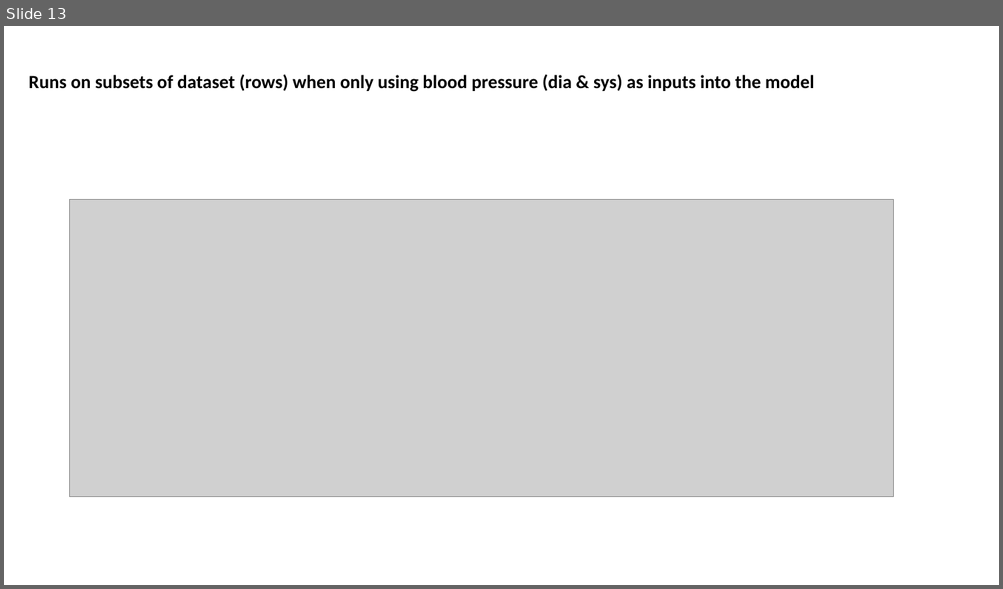
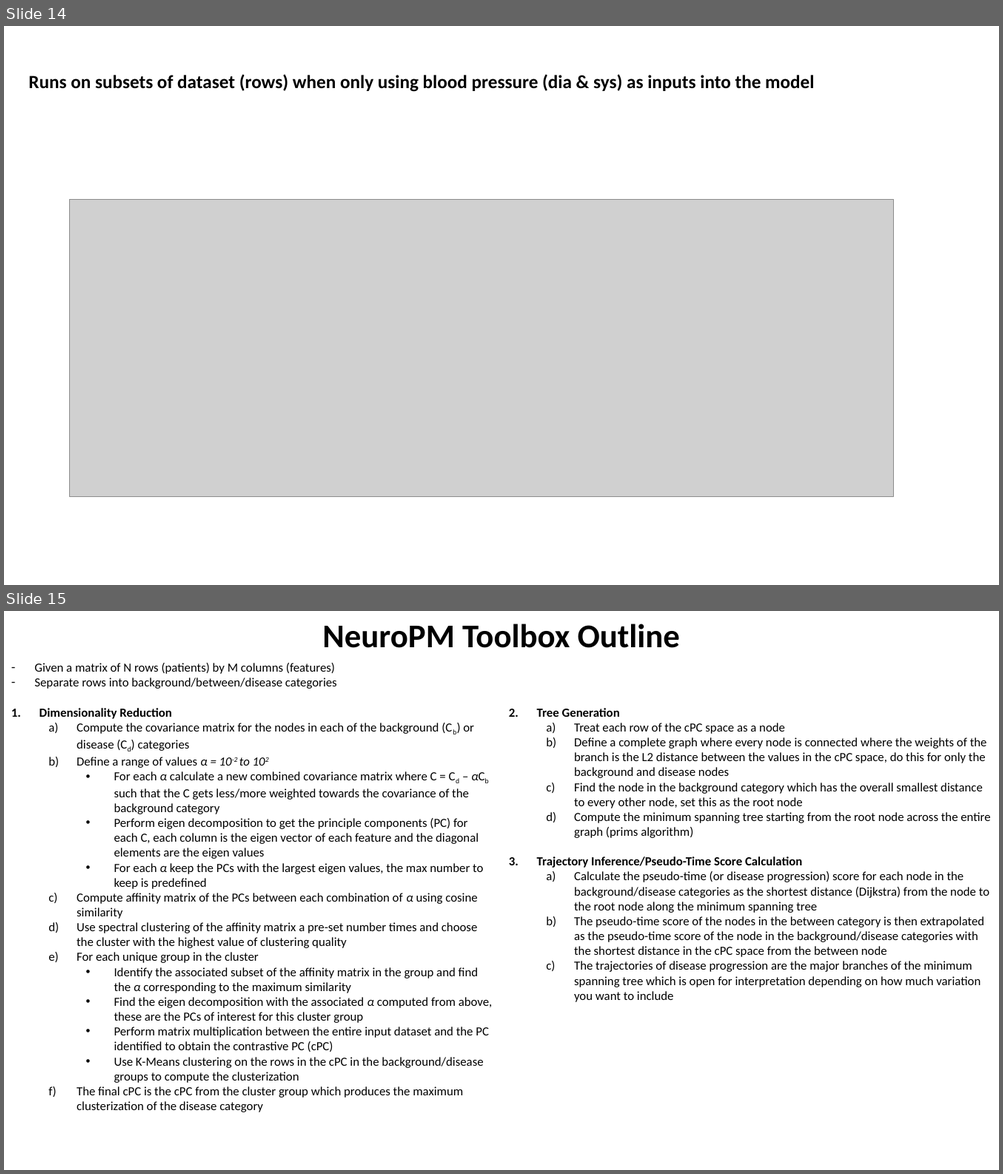
Before and after one commit to zhaohanxiong/OxfordCVM, a slide deck: job_results.pptx. Shown one above the other, each under a label of ours: slide 13 before the commit, slides 14 and 15 after it. The pictures are 1003x589 and 1003x1174 pixels, drawn with LibreOffice and Linux fonts; fonts in the diff are those of the drawing; grey boxes stand for pictures. Boxes give left, top, right and bottom in pixels: in the first picture for what was removed or moved away, otherwise in the second. Text is boxed around its words. In the diff, an @@ line names an element or a change of style, - is before the commit and + after.

Commit message:
added methods description of neuroPM box to ppt

```diff
--- a/job_results.pptx
+++ b/job_results.pptx
@@ slide 15 added at (x1=4, y1=611, x2=999, y2=1170), background #FFFFFF @@
@@ text added at (x1=322, y1=624, x2=680, y2=648), 32 pt, text #000000, bold @@
+NeuroPM Toolbox Outline
@@ text added at (x1=34, y1=663, x2=492, y2=1113), 12 pt, text #000000 @@
+– Given a matrix of N rows (patients) by M columns (features)
+– Separate rows into background/between/disease categories
+1. Dimensionality Reduction
+  a) Compute the covariance matrix for the nodes in each of the background (Cb) or disease (Cd) categories
+  b) Define a range of values α = 10-2 to 102
+    • For each α calculate a new combined covariance matrix where C = Cd – αCb such that the C gets less/more weighted towards the covariance of the background category
+    • Perform eigen decomposition to get the principle components (PC) for each C, each column is the eigen vector of each feature and the diagonal elements are the eigen values
+    • For each α keep the PCs with the largest eigen values, the max number to keep is predefined
+  c) Compute affinity matrix of the PCs between each combination of α using cosine similarity
+  d) Use spectral clustering of the affinity matrix a pre-set number times and choose the cluster with the highest value of clustering quality
+  e) For each unique group in the cluster
+    • Identify the associated subset of the affinity matrix in the group and find the α corresponding to the maximum similarity
+    • Find the eigen decomposition with the associated α computed from above, these are the PCs of interest for this cluster group
+    • Perform matrix multiplication between the entire input dataset and the PC identified to obtain the contrastive PC (cPC)
+    • Use K-Means clustering on the rows in the cPC in the background/disease groups to compute the clusterization
+  f) The final cPC is the cPC from the cluster group which produces the maximum clusterization of the disease category
@@ text added at (x1=537, y1=708, x2=990, y2=1002), 12 pt, text #000000 @@
+2. Tree Generation
+  a) Treat each row of the cPC space as a node
+  b) Define a complete graph where every node is connected where the weights of the branch is the L2 distance between the values in the cPC space, do this for only the background and disease nodes
+  c) Find the node in the background category which has the overall smallest distance to every other node, set this as the root node
+  d) Compute the minimum spanning tree starting from the root node across the entire graph (prims algorithm)
+3. Trajectory Inference/Pseudo-Time Score Calculation
+  a) Calculate the pseudo-time (or disease progression) score for each node in the background/disease categories as the shortest distance (Dijkstra) from the node to the root node along the minimum spanning tree
+  b) The pseudo-time score of the nodes in the between category is then extrapolated as the pseudo-time score of the node in the background/disease categories with the shortest distance in the cPC space from the between node
+  c) The trajectories of disease progression are the major branches of the minimum spanning tree which is open for interpretation depending on how much variation you want to include
@@ what was slide 13 is now slide 14 @@
```
Also in this commit, not shown: 1 slide changed, 1 other slide added.
